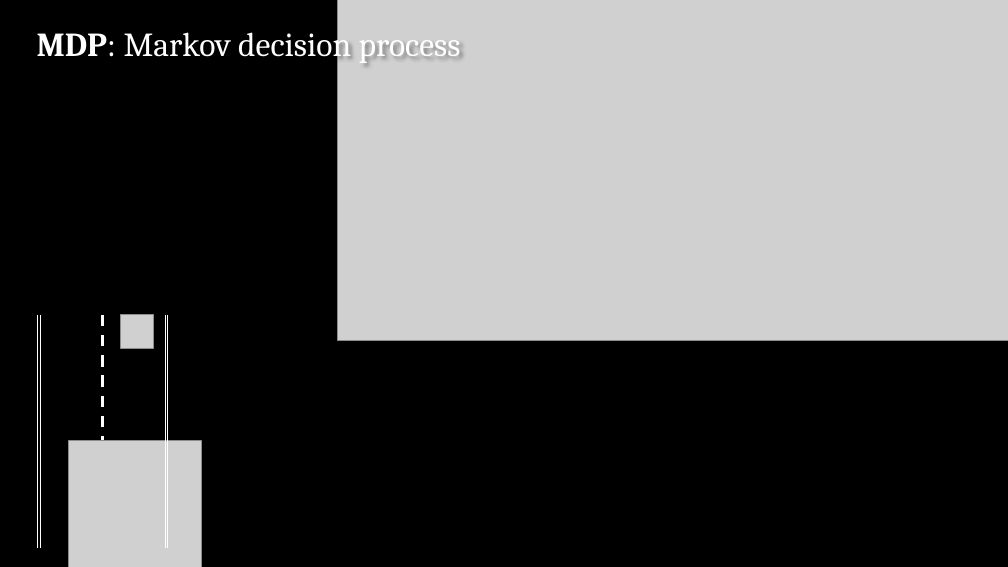
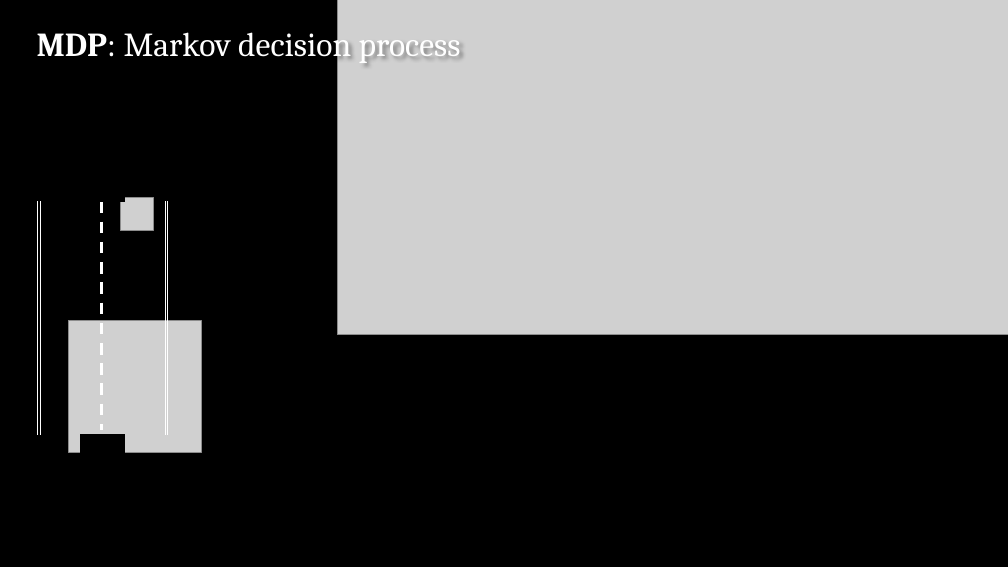
Before and after one commit to sisl/StateEstimation.jl, a slide deck: slide 1 of slides/MDPs to POMDPs.pptx. Drawn at 1008x567 pixels with LibreOffice and Linux fonts; fonts in the diff are those of the drawing; grey boxes stand for pictures. Boxes give left, top, right and bottom in pixels: in the first picture for what was removed or moved away, otherwise in the second. Text is boxed around its words. In the diff, an @@ line names an element or a change of style, - is before the commit and + after.

```diff
--- a/slides/MDPs to POMDPs.pptx
+++ b/slides/MDPs to POMDPs.pptx
@@ picture: place and size @@
-picture at bbox=[337, 0, 1008, 340]
+picture at bbox=[337, 0, 1008, 335]
@@ rectangle added at bbox=[81, 60, 124, 201], fill #000000, outline #000000 1 pt @@
@@ line added from (102, 60) to (102, 430), #FFFFFF 2.75 pt dashed @@
@@ picture: place and size @@
-picture at bbox=[120, 315, 154, 348]
+picture at bbox=[120, 197, 154, 231]
@@ 4 lines: place and size @@
-4 lines at bbox=[38, 315, 167, 548]
+4 lines at bbox=[38, 201, 167, 435]
@@ picture: place and size @@
-picture at bbox=[69, 440, 201, 567]
+picture at bbox=[69, 321, 201, 453]
@@ line removed from (102, 315) to (102, 548) @@
@@ rectangle added at bbox=[81, 435, 124, 564], fill #000000, outline #000000 1 pt @@
```
Also in this commit, not shown: 12 other slides changed.
